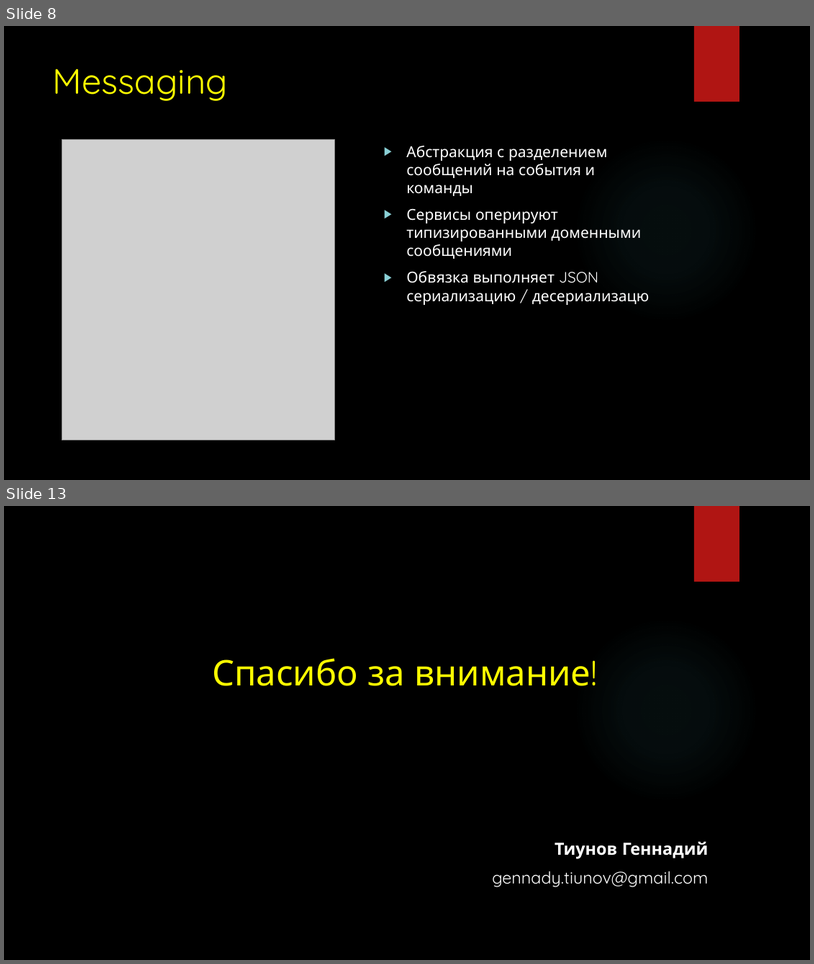
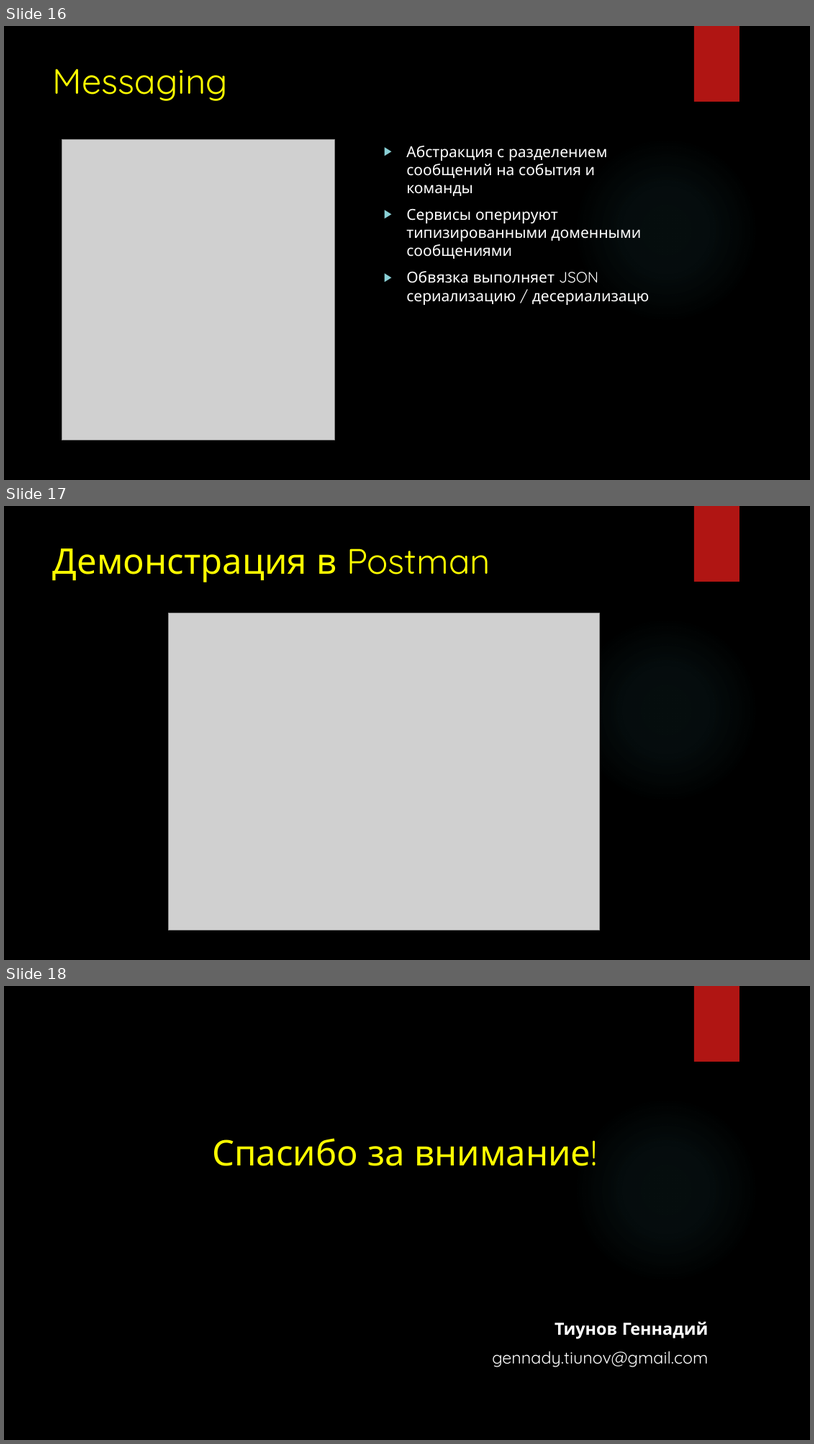
Before and after one commit to gennadytiunov/arch-labs, a slide deck: course-work/Presentation/Circus - Presentation.pptx. Shown one above the other, each under a label of ours: slides 8 and 13 before the commit, slides 16, 17 and 18 after it; the slides between them are not shown. The pictures are 814x964 and 814x1444 pixels, drawn with LibreOffice and Linux fonts; fonts in the diff are those of the drawing; grey boxes stand for pictures; background and template pictures are left out. Boxes give left, top, right and bottom in pixels: in the first picture for what was removed or moved away, otherwise in the second. Text is boxed around its words. In the diff, an @@ line names an element or a change of style, - is before the commit and + after.

```diff
--- a/course-work/Presentation/Circus - Presentation.pptx
+++ b/course-work/Presentation/Circus - Presentation.pptx
@@ slide 17 added at box(4, 506, 810, 960), background picture (left out); not listed: 2 template elements that a slide beside it also shows @@
@@ title added at box(53, 548, 491, 582), 42 pt, text #FFFF00 @@
+Демонстрация в Postman
@@ picture added at box(169, 613, 600, 930) @@
@@ what was slide 8 is now slide 16 @@
@@ what was slide 13 is now slide 18 @@
```
Also in this commit, not shown: 5 slides changed, 5 other slides added, 1 slide removed, 10 other files.
